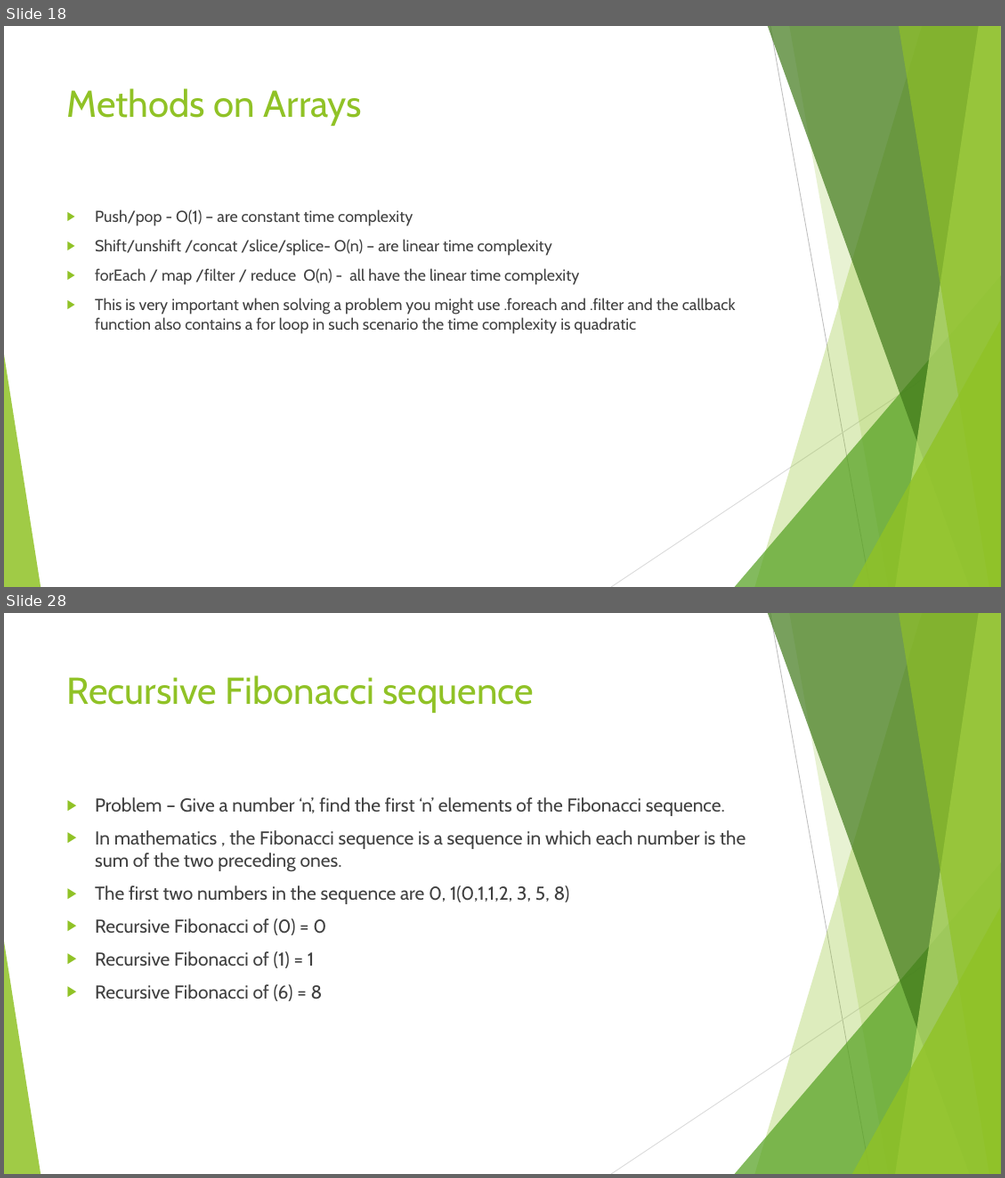
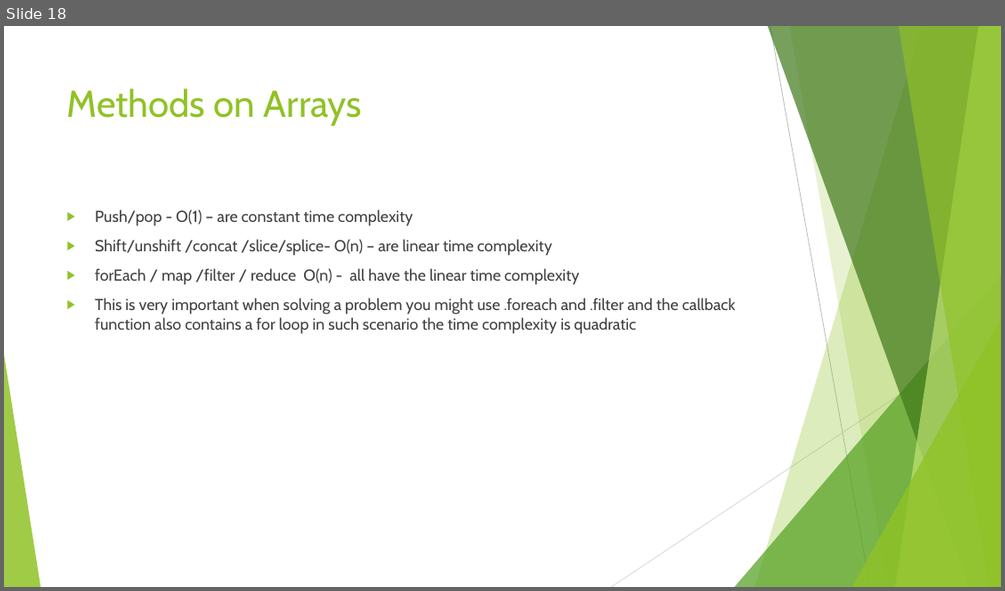
Before and after one commit to divyaparyani67/DSA, a slide deck: Algorithm/DSA- Learning.pptx. Shown one above the other, each under a label of ours: slides 18 and 28 before the commit, slide 18 after it; the slides between them are not shown. The pictures are 1005x1178 and 1005x591 pixels, drawn with LibreOffice and Linux fonts; fonts in the diff are those of the drawing. Boxes give left, top, right and bottom in pixels: in the first picture for what was removed or moved away, otherwise in the second. Text is boxed around its words. In the diff, an @@ line names an element or a change of style, - is before the commit and + after.

```diff
--- a/Algorithm/DSA- Learning.pptx
+++ b/Algorithm/DSA- Learning.pptx
@@ slide 28 removed at box(4, 613, 1001, 1174), background #FFFFFF; not listed: 10 template elements that a slide beside it also shows @@
@@ title removed at box(67, 675, 534, 713) @@
-Recursive Fibonacci sequence
@@ text removed at box(95, 797, 745, 1001) @@
-▶ Problem – Give a number ‘n’, find the first ‘n’ elements of the Fibonacci sequence.
-▶ In mathematics , the Fibonacci sequence is a sequence in which each number is the sum of the two preceding ones.
-▶ The first two numbers in the sequence are 0, 1(0,1,1,2, 3, 5, 8)
-▶ Recursive Fibonacci of (0) = 0
-▶ Recursive Fibonacci of (1) = 1
-▶ Recursive Fibonacci of (6) = 8
```
Also in this commit, not shown: 1 slide added, 14 other slides removed, 17 other files.
